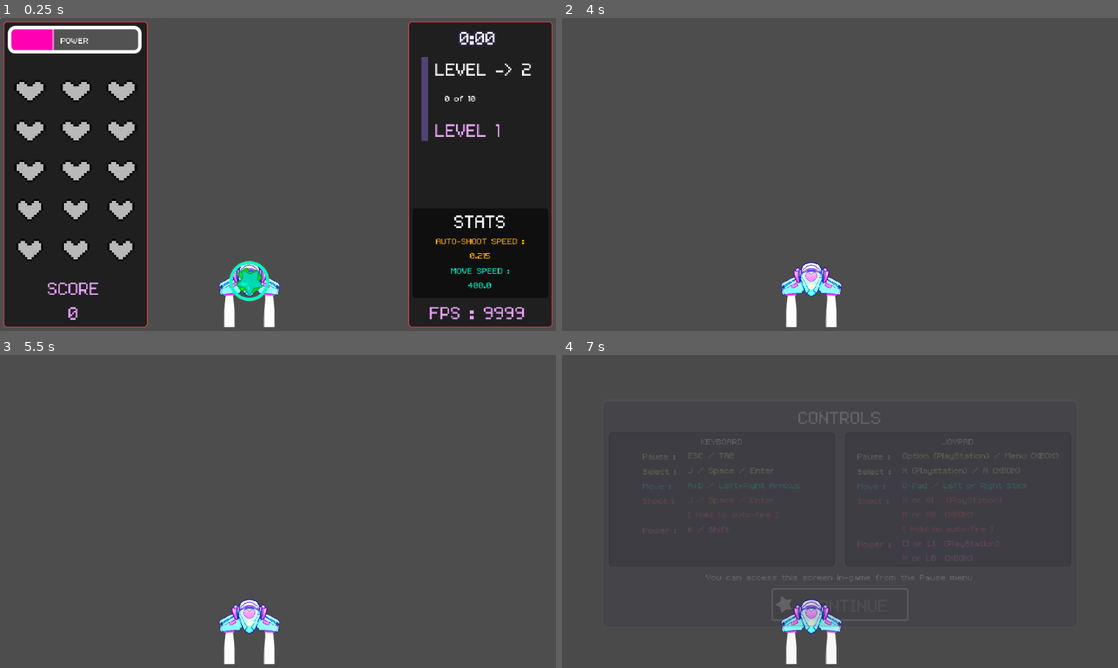
Above: before the commit, frames 1-4 (two rows, left to right).
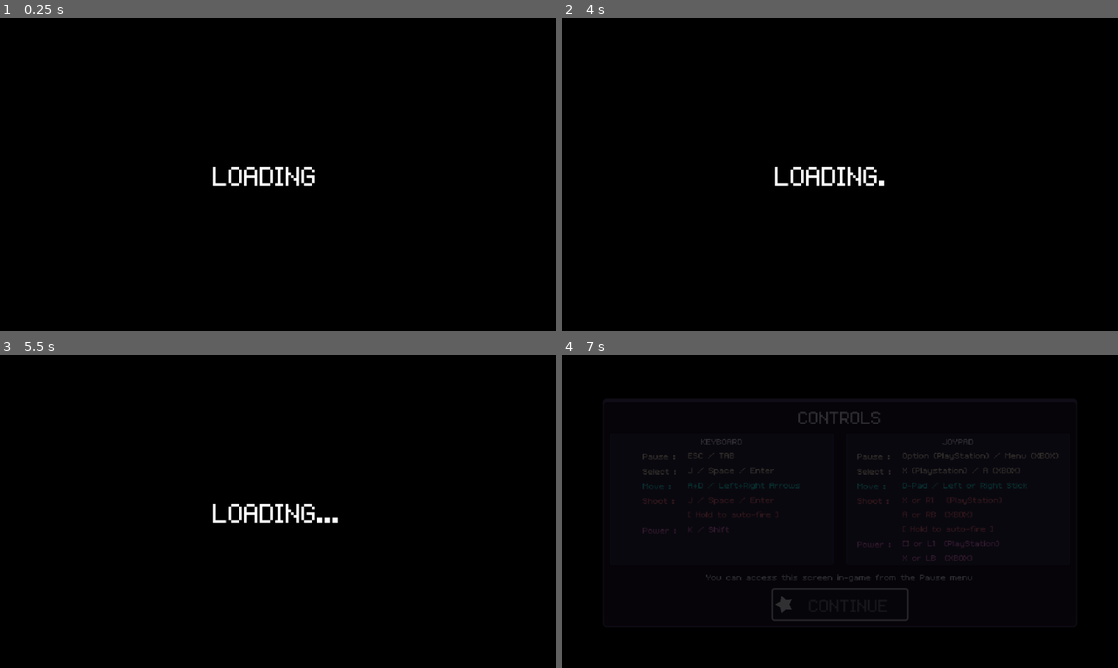
Above: after the commit, the same moments.

Repository: JoshuaOddBloom/ANSG_MeowBlast
Game: Godot game, scene res://scenes/ui/init_screen.tscn
Two runs of this game, one before a commit and one after it. Both use one fixed random seed, a clock stepped at 60 frames per second and the inputs below. Sound files missing from this copy of the repository are replaced by a short silence.
Inputs (mouse positions are in pixels of both pictures, inside the frame that each line leads up to):
- Up to frame 1 (0.25 s): no input
- Up to frame 2 (4 s): move the mouse to (962, 158) at 0.52 s; hold Right (ui_right) 0.53-1.28 s; tap J (shoot) at 0.6, 2.1, 3.6 s; move the mouse to (728, 190) at 1.27 s; hold Down (ui_down) 1.28-2.03 s; tap K (use_power) at 1.35, 2.85 s; move the mouse to (895, 105) at 2.02 s; hold Right (ui_right) 2.03-3.53 s; tap Enter at 2.75 s; move the mouse to (812, 237) at 2.77 s; move the mouse to (1006, 221) at 3.52 s; hold Left (ui_left) from 3.53 s (still down)
- Up to frame 3 (5.5 s): tap Escape (pause) at 4.15 s; tap Space at 4.25 s; move the mouse to (111, 464) at 4.27 s; tap K (use_power) at 4.35 s; tap Enter at 5 s; move the mouse to (305, 511) at 5.02 s; release Left (ui_left) at 5.03 s; hold Down (ui_down) from 5.03 s (still down); tap J (shoot) at 5.1 s
- Up to frame 4 (7 s): tap Space at 5.75 s; move the mouse to (756, 433) at 5.77 s; release Down (ui_down) at 5.78 s; hold Right (ui_right) 5.78-6.5 s; tap K (use_power) at 5.85 s; click "CONTINUE" at 6.5 s

The runs differ from the first frame. In frame 1, 92% of the frame differs, in the area x 0-100%, y 0-100%; in frame 2, 100%; in frame 3, 100%; in frame 4, 100%.

Commit message:
meeeeow - basic stuff, think i just clicked some buttons and fixed like ONE error that was caused by a function in the pause menu

Diff:
--- a/scenes/base_level/base_level.tscn
+++ b/scenes/base_level/base_level.tscn
@@ -579,7 +579,7 @@
 
 [node name="ItemDropManager" parent="." instance=ExtResource("3_dojjm")]
 unique_name_in_owner = true
-drop_percent = 1.0
+drop_percent = 0.1
 
 [node name="BG" type="Node2D" parent="."]
 
--- a/scenes/player/player.gd
+++ b/scenes/player/player.gd
@@ -101,6 +101,7 @@
 	#print("UPDATE PLAYER STATS")
 	GameEvents.emit_update_player_stats("move_speed", move_speed)
 	GameEvents.emit_update_player_stats("shooting_speed", semi_automatic_timer.wait_time)
+	GameEvents.player_update_power_value.emit(power_charge_amount, power_charge_target)
 
 
 
--- a/scenes/ui/init_screen.gd
+++ b/scenes/ui/init_screen.gd
@@ -20,7 +20,7 @@
 	get_window().grab_focus()
 	timer.timeout.connect(on_timer_timeout)
 	progress_bar.max_value = timer.wait_time
-	ui.init_finished.connect(func(): init_ui_finished = true; loading_layer.layer = -1; enemy.init())
+	ui.init_finished.connect(func(): init_ui_finished = true; loading_layer.layer = -1; enemy.init(); player.hide())
 	enemy.init_finished.connect(func(): enemy.hide(); loading_layer.layer = -1)
 	ui.init()
 	player.is_init = true
--- a/scenes/ui/init_screen.tscn
+++ b/scenes/ui/init_screen.tscn
@@ -21,6 +21,18 @@
 grow_vertical = 2
 script = ExtResource("1_6bgux")
 
+[node name="Node2D" type="Node2D" parent="."]
+
+[node name="ItemDropManager" parent="Node2D" instance=ExtResource("2_q7rr7")]
+unique_name_in_owner = true
+drop_percent = 1.0
+
+[node name="Enemy" parent="Node2D" instance=ExtResource("6_nyqts")]
+position = Vector2(-55, 0)
+
+[node name="Player" parent="Node2D" instance=ExtResource("11_ennjc")]
+position = Vector2(287, 302)
+
 [node name="Timer" type="Timer" parent="."]
 wait_time = 3.0
 one_shot = true
@@ -33,7 +45,6 @@
 [node name="LoadingLayer" type="CanvasLayer" parent="."]
 unique_name_in_owner = true
 layer = 5
-visible = false
 
 [node name="ColorRect" type="ColorRect" parent="LoadingLayer"]
 unique_name_in_owner = true
@@ -83,15 +94,3 @@
 theme = ExtResource("3_6l5e5")
 theme_override_styles/background = SubResource("StyleBoxFlat_nyqts")
 show_percentage = false
-
-[node name="Node2D" type="Node2D" parent="."]
-
-[node name="ItemDropManager" parent="Node2D" instance=ExtResource("2_q7rr7")]
-unique_name_in_owner = true
-drop_percent = 1.0
-
-[node name="Enemy" parent="Node2D" instance=ExtResource("6_nyqts")]
-position = Vector2(-55, 0)
-
-[node name="Player" parent="Node2D" instance=ExtResource("11_ennjc")]
-position = Vector2(287, 302)
--- a/scenes/ui/pause_menu_press_and_hold.gd
+++ b/scenes/ui/pause_menu_press_and_hold.gd
@@ -54,6 +54,10 @@
 		confirm_progress_bar.value = confirmation_timer_base_waittime - confirmation_timer.time_left
 	else:
 		stop_confirmation(null)
+
+
+func is_fully_opened():
+	pass
 
 
 func animation_player_play_restore():
